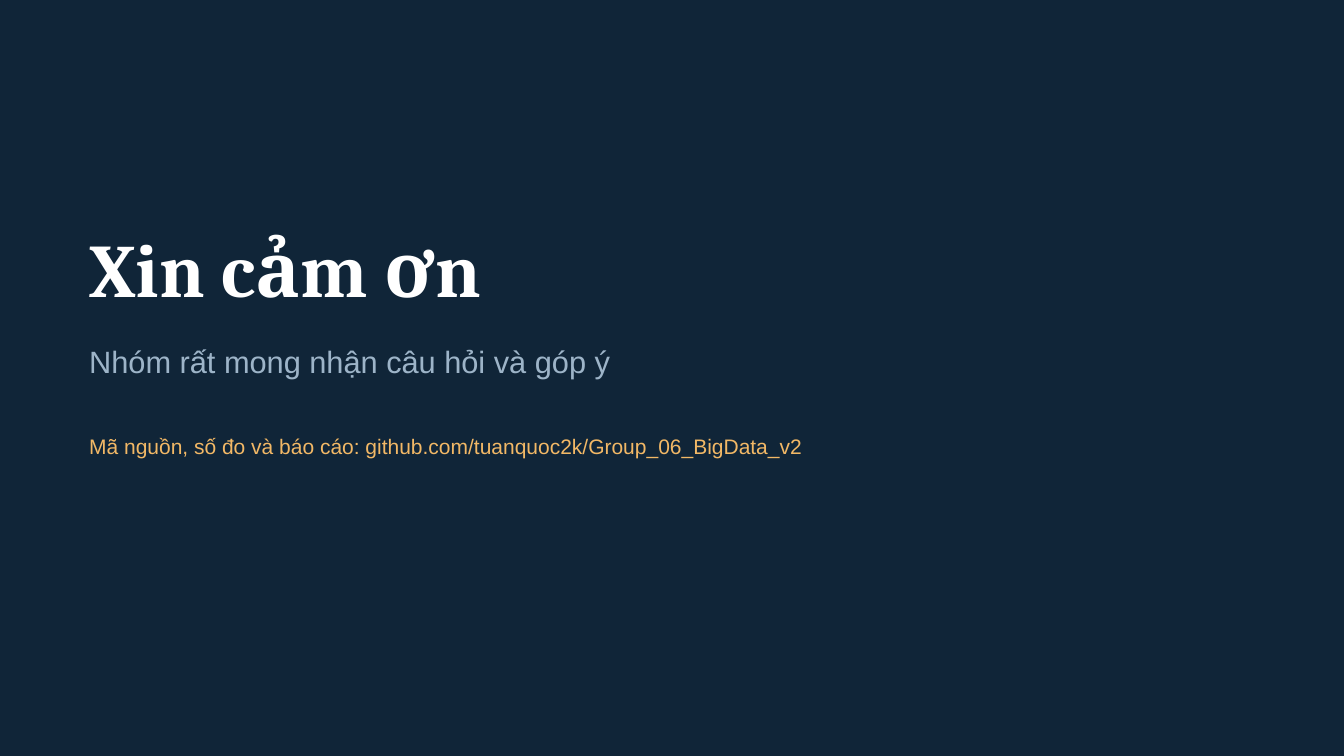
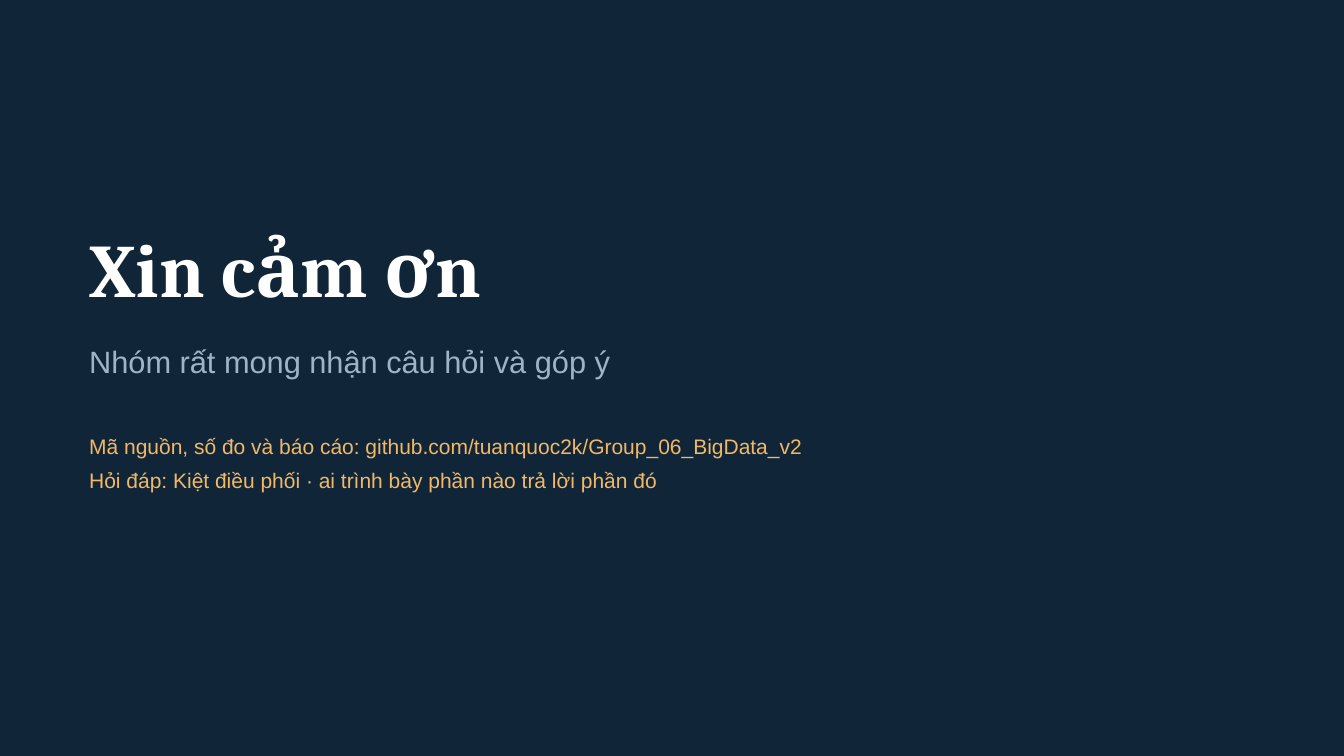
Before and after one commit to tuanquoc2k/Group_06_BigData_v2, a slide deck: slide 23 of Present/BookPulse - BDA501 Session 10 Final Presentation.pptx. Drawn at 1344x756 pixels with LibreOffice and Linux fonts; fonts in the diff are those of the drawing. Boxes give left, top, right and bottom in pixels: in the first picture for what was removed or moved away, otherwise in the second. Text is boxed around its words. In the diff, an @@ line names an element or a change of style, - is before the commit and + after.

```diff
--- a/Present/BookPulse - BDA501 Session 10 Final Presentation.pptx
+++ b/Present/BookPulse - BDA501 Session 10 Final Presentation.pptx
@@ text at [89, 472, 656, 492]: paragraph added @@
+Hỏi đáp: Kiệt điều phối · ai trình bày phần nào trả lời phần đó
```
Also in this commit, not shown: 3 other slides changed, 3 other files.
